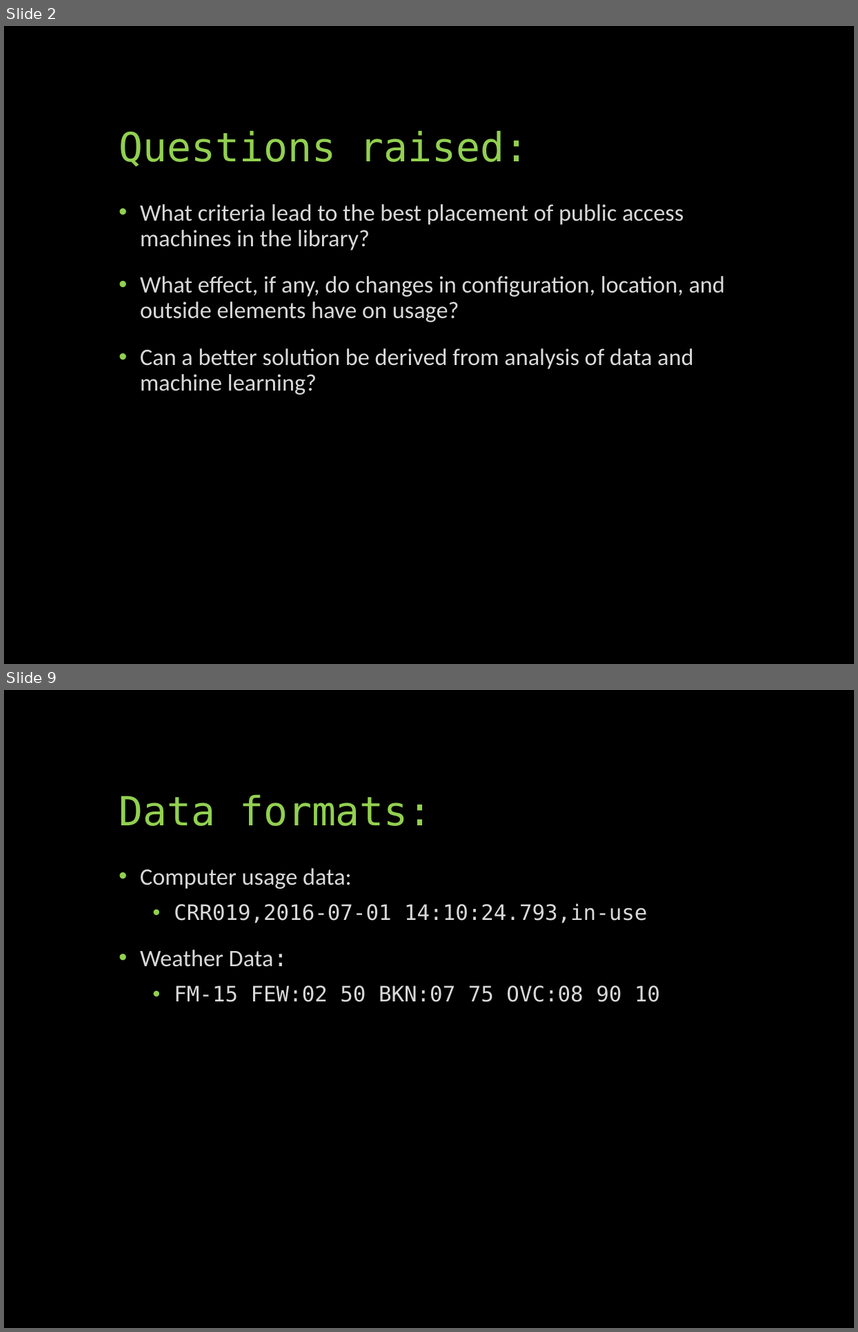
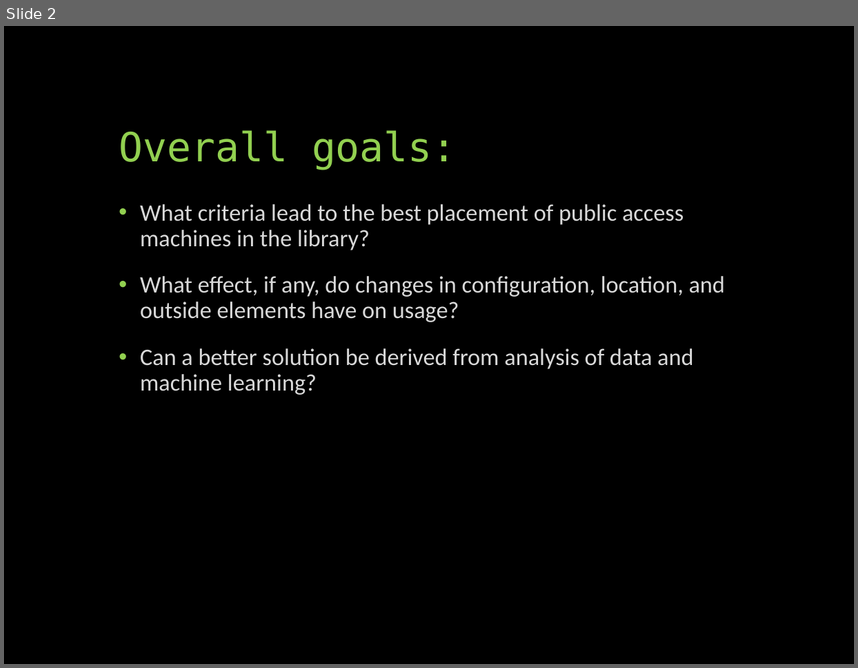
Before and after one commit to UNCG-CSE/Library-Computer-Usage-Analysis, a slide deck: docs/Computers in the Libraries.pptx. Shown one above the other, each under a label of ours: slides 2 and 9 before the commit, slide 2 after it; the slides between them are not shown. The pictures are 858x1332 and 858x668 pixels, drawn with LibreOffice and Linux fonts; fonts in the diff are those of the drawing. Boxes give left, top, right and bottom in pixels: in the first picture for what was removed or moved away, otherwise in the second. Text is boxed around its words. In the diff, an @@ line names an element or a change of style, - is before the commit and + after.

```diff
--- a/docs/Computers in the Libraries.pptx
+++ b/docs/Computers in the Libraries.pptx
@@ slide 9 removed at (4, 690, 854, 1328), background #000000 @@
@@ title removed at (119, 795, 432, 826) @@
-Data formats:
@@ text removed at (140, 868, 660, 1002) @@
-• Computer usage data:
-  • CRR019,2016-07-01 14:10:24.793,in-use
-• Weather Data:
-  • FM-15 FEW:02 50 BKN:07 75 OVC:08 90 10
@@ slide 2 changed as well @@
@@ title at (119, 130, 457, 170): text changed @@
-Questions raised:
+Overall goals:
```
Also in this commit, not shown: 1 other slide changed, 2 slides added, 6 other slides removed.
